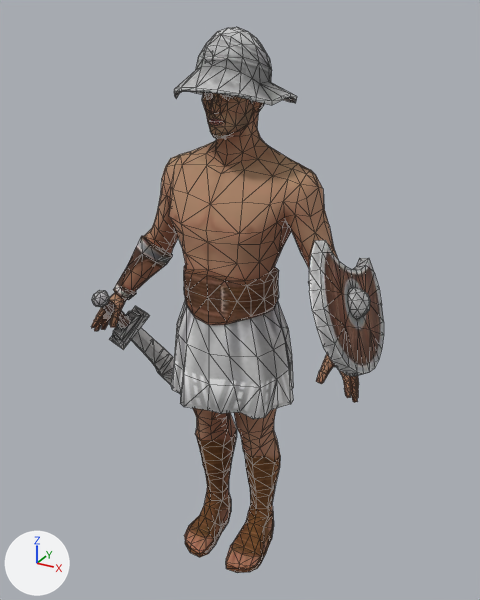
Before and after pictures for a commit that changed the glTF model public/assets/unit-models/20-murmillo.glb.
Both versions are drawn from a 50 mm lens placed at (1.16, -2.03, 2.2), pointed at (-0.06, 0.17, 1.1). Arrows for +X, +Y and +Z are at lower left; the lights stay in place. The older version comes first. Mesh edges are drawn as thin lines. Vertices at exactly the same position are counted once.
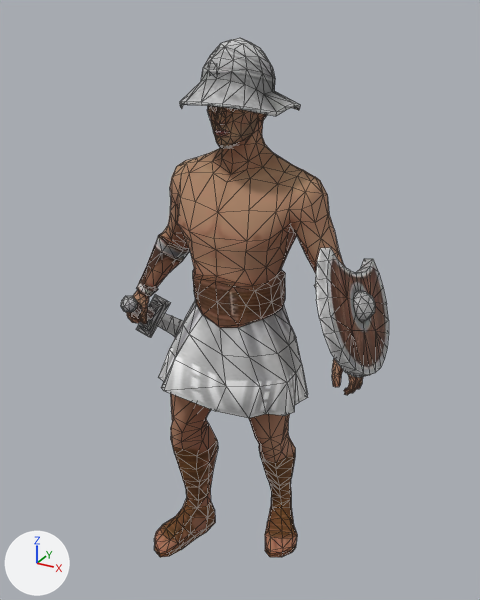
Where the change shows, as pixel boxes [x1, y1, x2, y2] in the pictures (480 x 600 px; the box of a moved part takes in the faces that stretch with it):
'Mesh_0', reshaped (9% narrower): before [91, 27, 384, 573]; after [121, 38, 389, 557]
part 1 of me_mesh_0, moved or reshaped: before [174, 27, 297, 105]; after [179, 38, 300, 116]
part 2 of me_mesh_0, moved or reshaped: before [92, 290, 174, 385]; after [121, 295, 183, 338]
part 3 of me_mesh_0, moved or reshaped: before [309, 240, 384, 377]; after [315, 248, 389, 378]
part 4 of me_mesh_0, moved or reshaped: before [348, 287, 370, 319]; after [354, 291, 375, 322]
part 5 of me_mesh_0, moved or reshaped: before [91, 92, 359, 573]; after [126, 106, 363, 557]

What the commit changed:
me_mesh_0 is used by ob_mesh_0; location (0.0, 0.0, 0.0).
me_mesh_0 had 1474 vertices, 2898 faces and spanned x -0.57..0.58, y -0.27..0.35, z 0.0..2.14.
me_mesh_0 now has 1474 vertices, 2898 faces and spans x -0.59..0.58, y -0.25..0.64, z 0.0..2.11.
me_mesh_0 part 1: the loose piece of 117 vertices spanning x -0.21..0.21, y -0.21..0.27, z 1.89..2.14 is turned 2.6 degrees about the x axis through its middle, then moved by (0.0, 0.03, -0.03).
me_mesh_0 part 2: the loose piece of 96 vertices spanning x -0.53..-0.42, y -0.23..0.35, z 0.43..1.19 is multiplied about its middle by the matrix ((0.991, -0.107, 0.086), (0.126, 0.96, -0.249), (-0.056, 0.257, 0.965)), then moved by (-0.03, 0.22, 0.01).
me_mesh_0 part 3: the loose piece of 68 vertices spanning x 0.37..0.58, y -0.27..0.26, z 1.02..1.51 is multiplied about its middle by the matrix ((1.0, -0.006, 0.001), (0.007, 0.998, -0.058), (-0.001, 0.058, 0.998)), then moved by (0.0, 0.06, -0.04).
me_mesh_0 part 4: the loose piece of 29 vertices spanning x 0.47..0.55, y -0.06..0.05, z 1.22..1.33 is moved by (0.0, 0.06, -0.04).
me_mesh_0 part 5: 1164 of 1474 vertices moved; they spanned x -0.57..0.57, y -0.21..0.21, z 0.0..2.1 and now span x -0.54..0.54, y -0.25..0.29, z 0.0..2.07; mean shift (0.0, 0.06, -0.03); largest move (-0.44, -0.18, 1.04) -> (-0.45, 0.03, 0.96).
